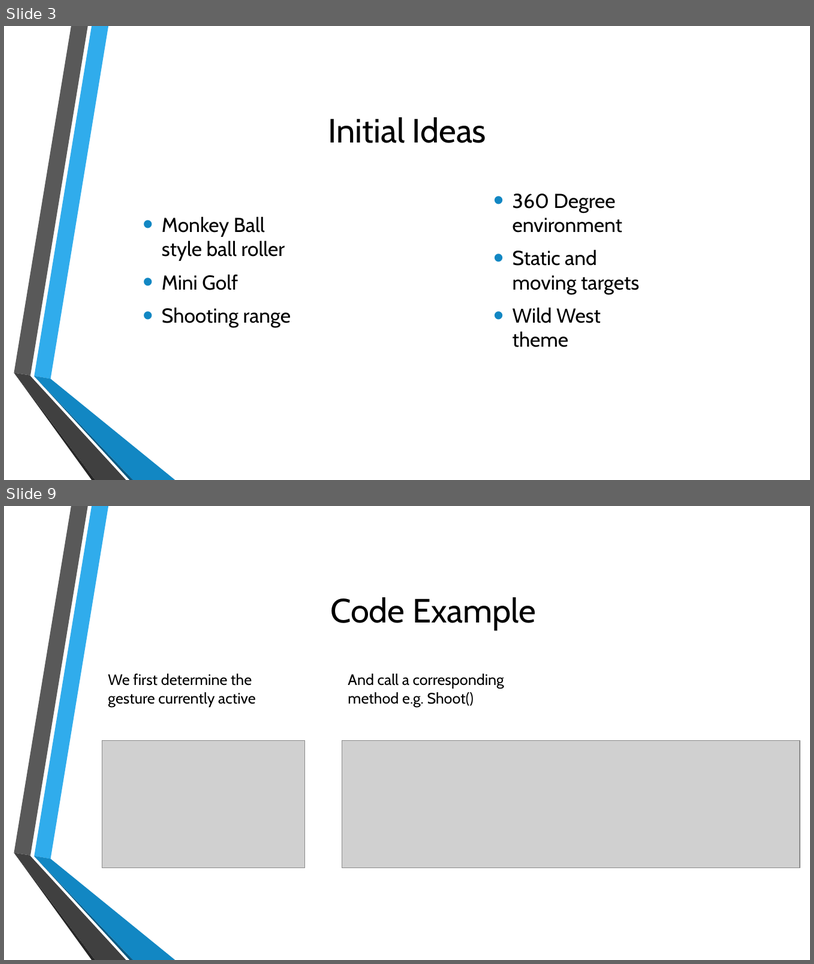
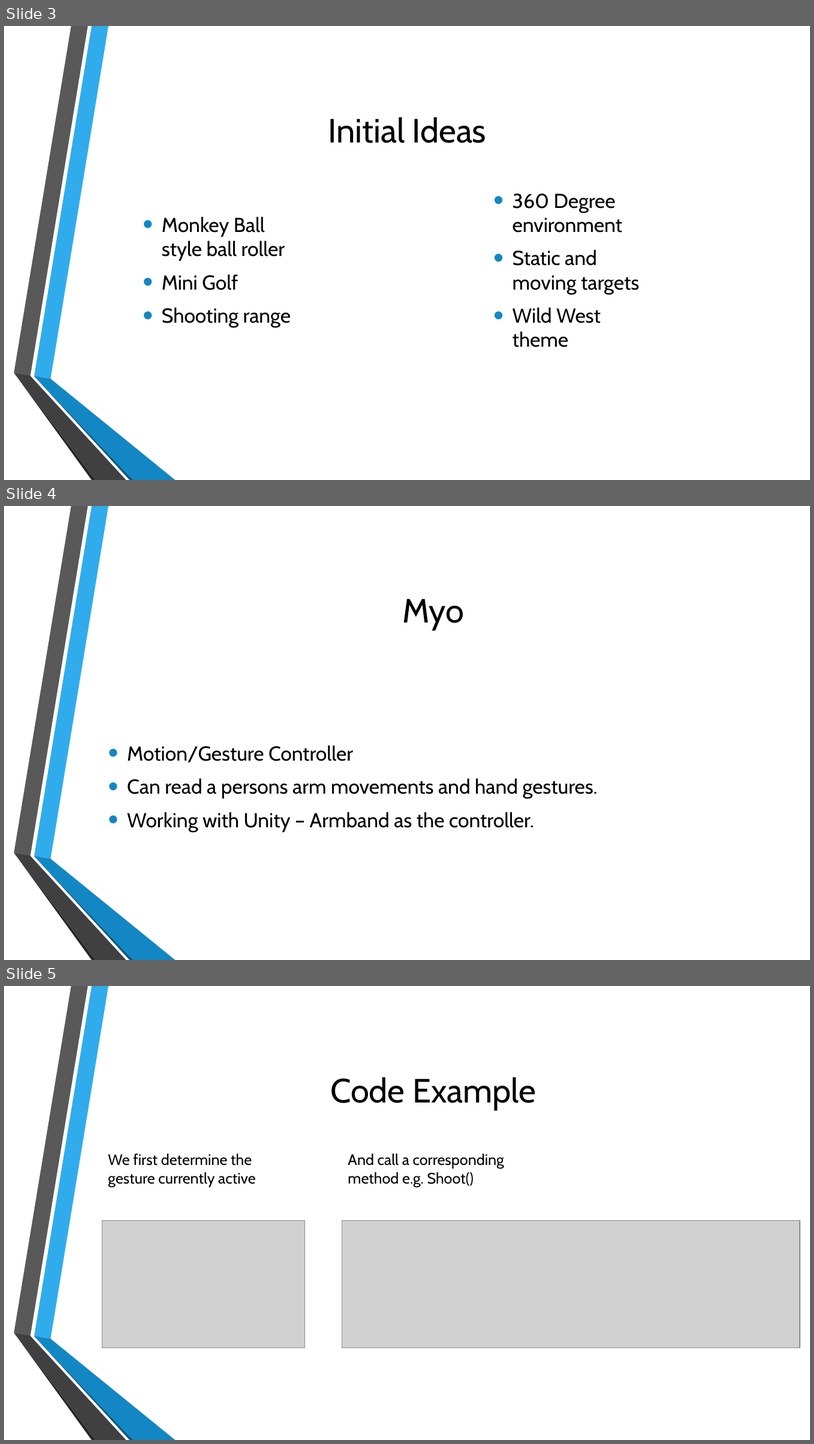
Before and after one commit to BrianD147/Gesture-Based-UI-Development-Project, a slide deck: Gesture Based UI Project.pptx. Shown one above the other, each under a label of ours: slides 3 and 9 before the commit, slides 3, 4 and 5 after it; the slides between them are not shown. The pictures are 814x964 and 814x1444 pixels, drawn with LibreOffice and Linux fonts; fonts in the diff are those of the drawing; grey boxes stand for pictures; background and template pictures are left out. Boxes give left, top, right and bottom in pixels: in the first picture for what was removed or moved away, otherwise in the second. Text is boxed around its words. In the diff, an @@ line names an element or a change of style, - is before the commit and + after.

```diff
--- a/Gesture Based UI Project.pptx
+++ b/Gesture Based UI Project.pptx
@@ slide 4 added at [4, 506, 810, 960], background picture (left out); not listed: 6 template elements that a slide beside it also shows @@
@@ title added at [403, 598, 465, 630], 40 pt, text #000000 @@
+Myo
@@ text added at [127, 745, 598, 832], 24 pt, text #000000 @@
+• Motion/Gesture Controller
+• Can read a persons arm movements and hand gestures.
+• Working with Unity – Armband as the controller.
@@ what was slide 9 is now slide 5 @@
```
Also in this commit, not shown: 2 other files.
